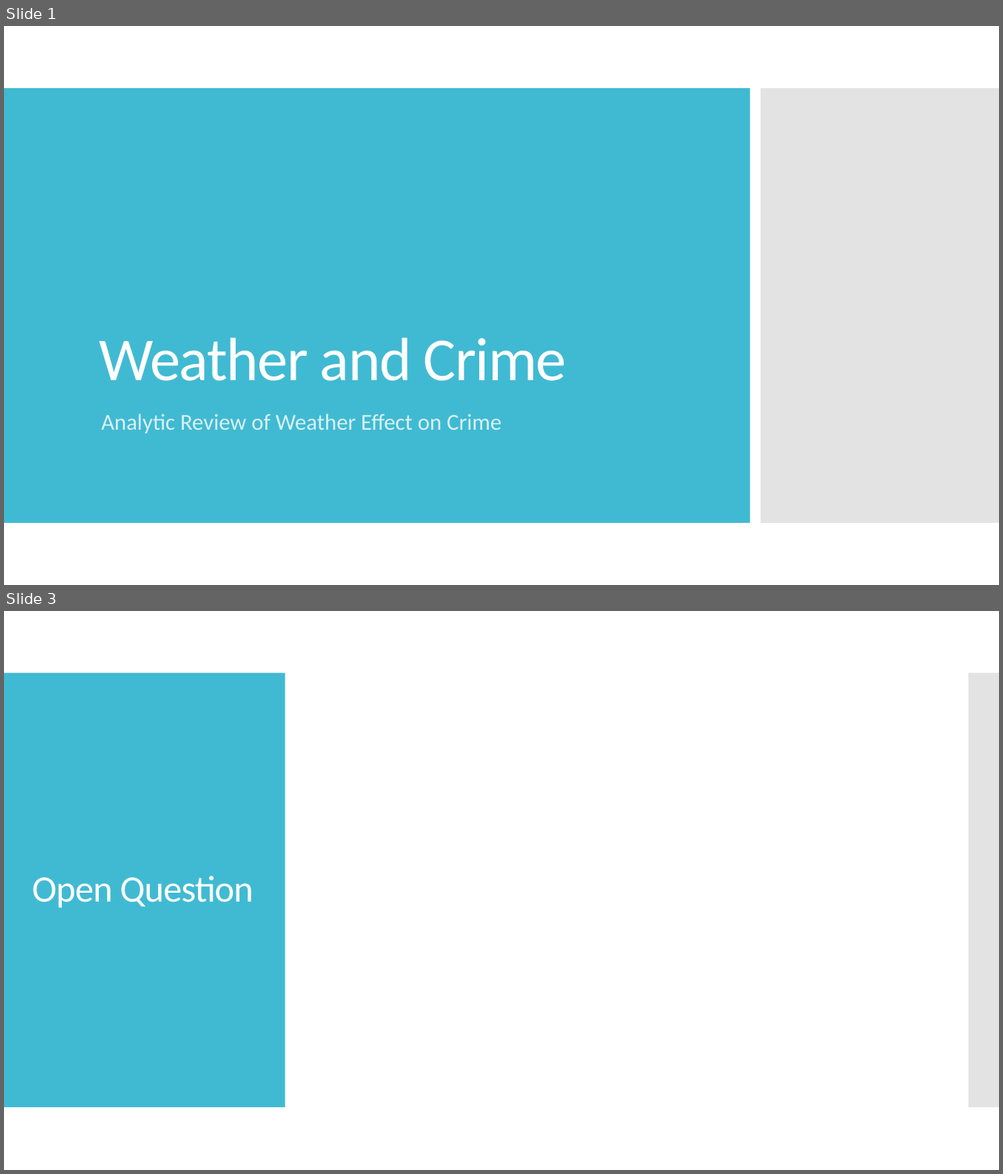
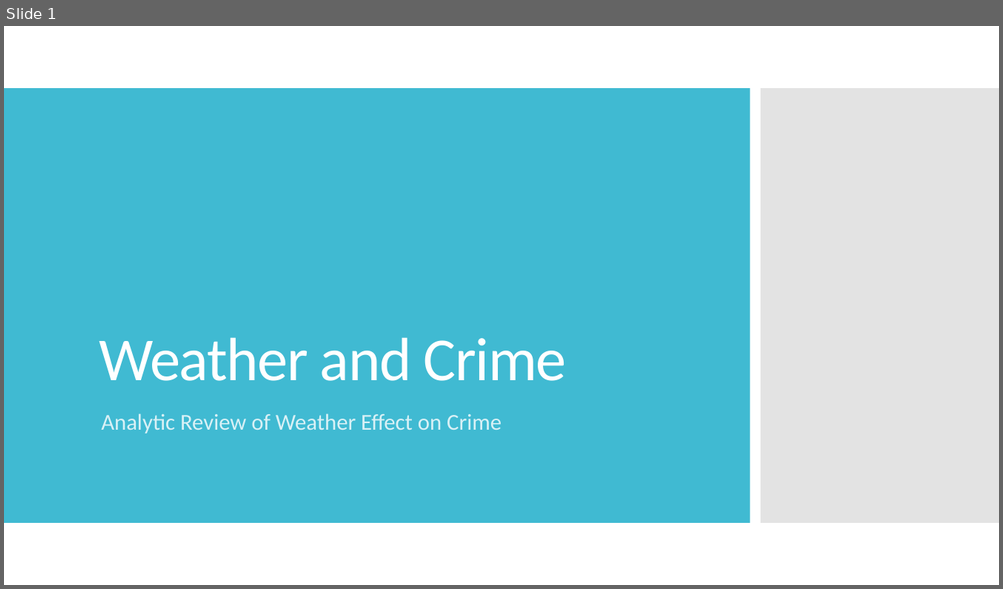
Before and after one commit to minxstm/Bootcamp_Project_1, a slide deck: Weather and Crime Data Analysis Presentation.pptx. Shown one above the other, each under a label of ours: slides 1 and 3 before the commit, slide 1 after it; the slides between them are not shown. The pictures are 1003x1174 and 1003x589 pixels, drawn with LibreOffice and Linux fonts; fonts in the diff are those of the drawing. Boxes give left, top, right and bottom in pixels: in the first picture for what was removed or moved away, otherwise in the second. Text is boxed around its words. In the diff, an @@ line names an element or a change of style, - is before the commit and + after.

```diff
--- a/Weather and Crime Data Analysis Presentation.pptx
+++ b/Weather and Crime Data Analysis Presentation.pptx
@@ slide 3 removed at bbox=[4, 611, 999, 1170], background #FFFFFF @@
@@ rectangle removed at bbox=[4, 673, 285, 1108] @@
@@ rectangle removed at bbox=[968, 673, 999, 1108] @@
@@ title removed at bbox=[32, 876, 253, 908] @@
-Open Question
```
Also in this commit, not shown: 1 slide changed, 8 slides added, 5 other slides removed.
